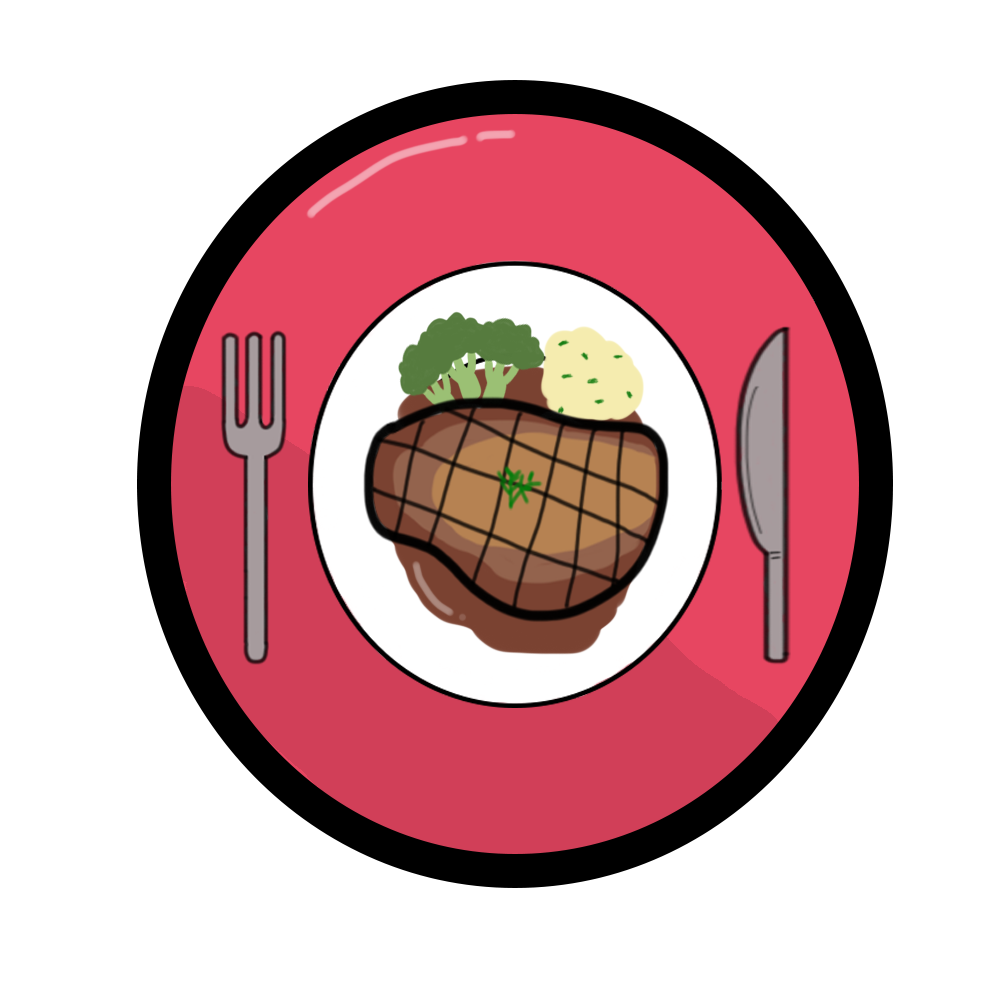
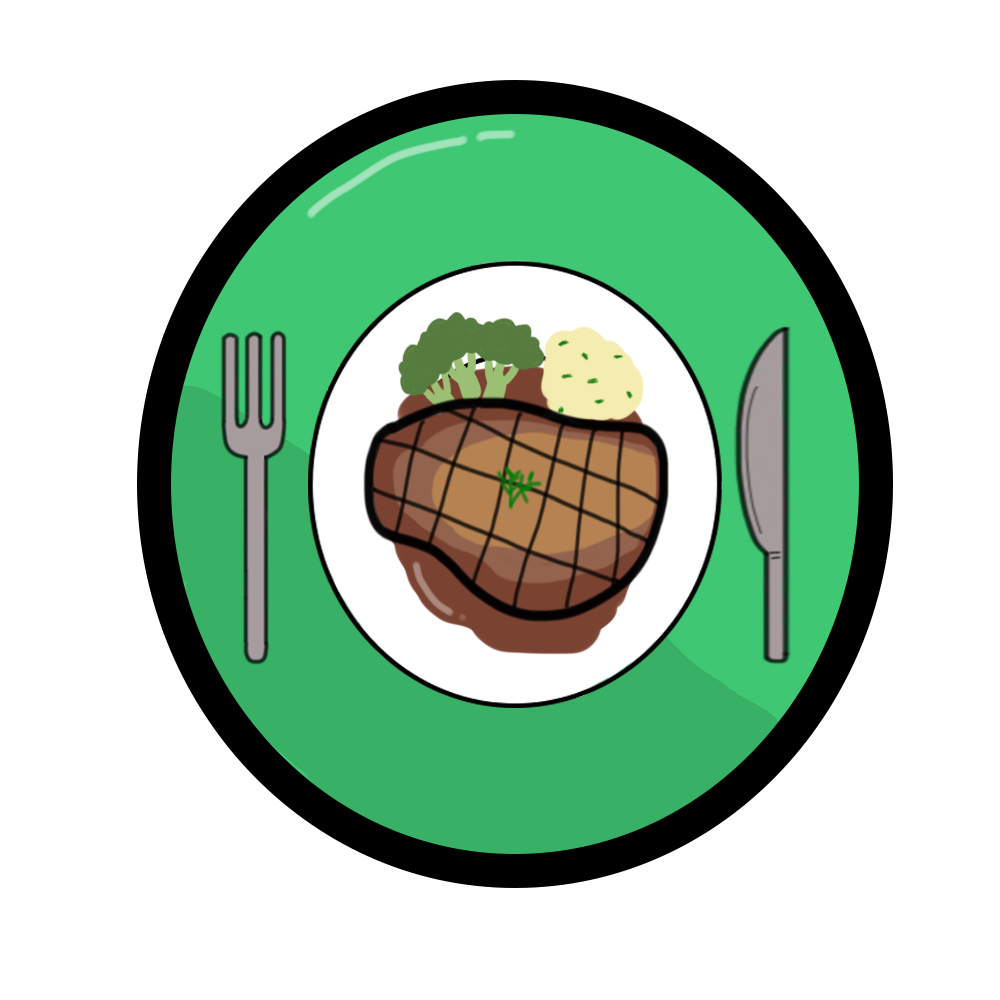
Layer changes from the first 1000×1000 image to the second:
painted on "Layer 11" over [171, 386, 785, 854]
painted on "Layer 9" over [171, 114, 859, 854]
